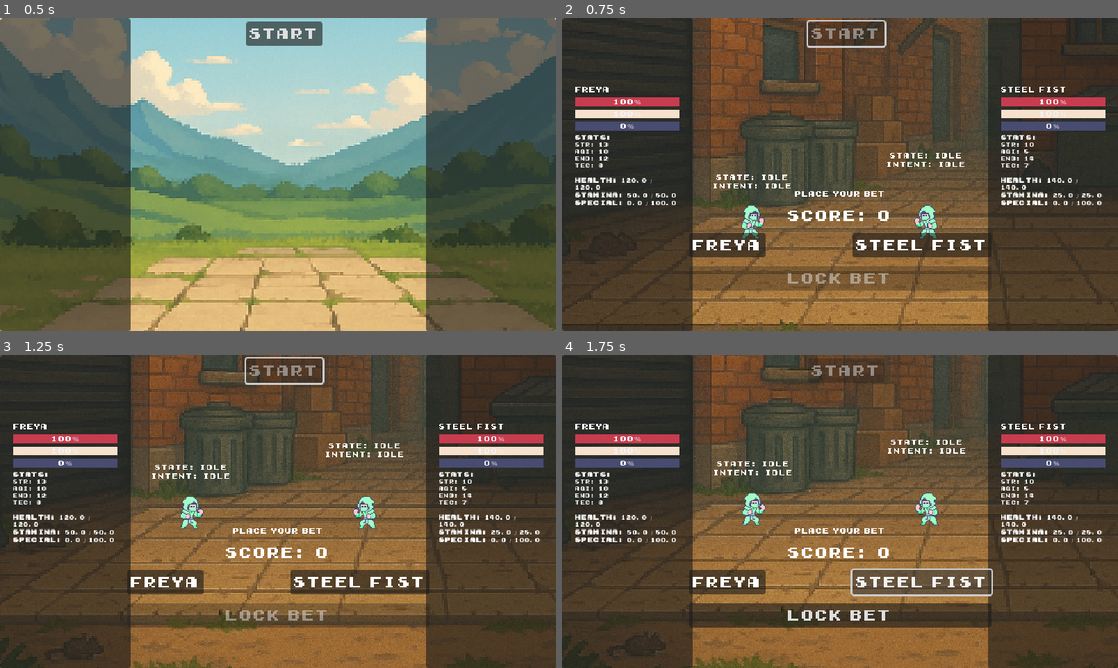
Above: before the commit, frames 1-4 (two rows, left to right).
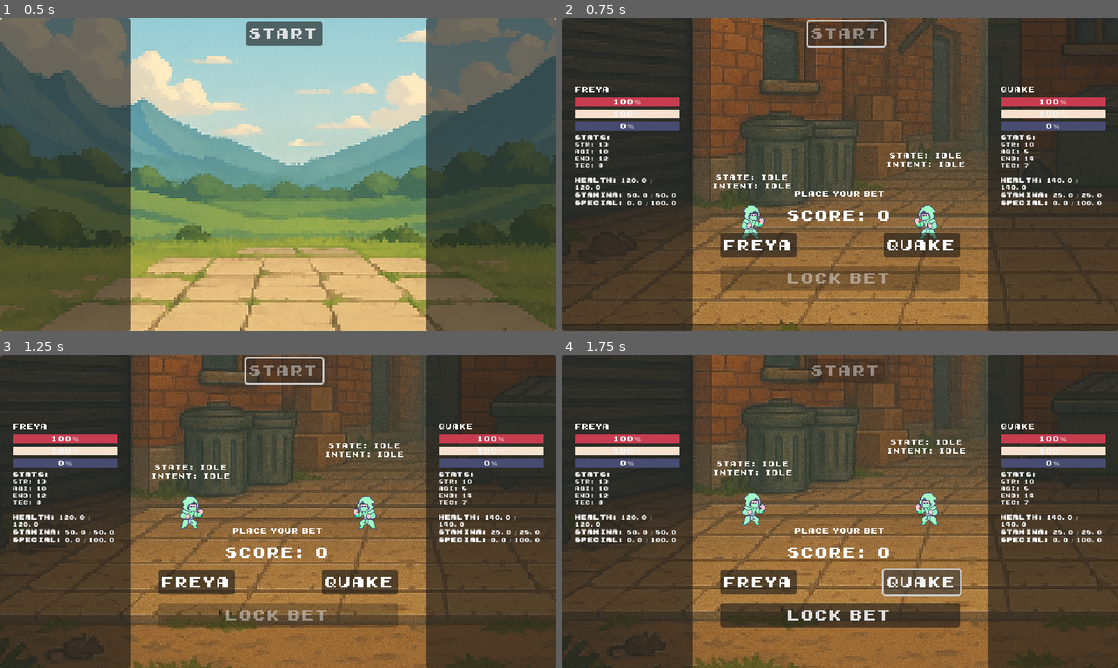
Above: after the commit, the same moments.

Repository: DenisLopata/auto_battler
Game: Godot game, scene res://scenes/arena/ArenaMain.tscn
Two runs of this game, one before a commit and one after it. Both use one fixed random seed, a clock stepped at 60 frames per second and the inputs below.
Inputs:
- Up to frame 1 (0.5 s): no input
- Up to frame 2 (0.75 s): click "Start" at 0.5 s
- Up to frame 3 (1.25 s): no input
- Up to frame 4 (1.75 s): click "Steel Fist" (after the commit: "Quake") at 1.25 s

Frame 1 is identical in both runs. In frame 2, 2.9% of the frame differs, in the area x 22-91%, y 22-88%; in frame 3, 2.9%; in frame 4, 3.2%.

Commit message:
more fighter names

Diff:
--- a/scenes/arena/ArenaMain.tscn
+++ b/scenes/arena/ArenaMain.tscn
@@ -3,12 +3,12 @@
 [ext_resource type="Script" uid="uid://qx70k73qbed6" path="res://scenes/arena/arena_main.gd" id="1_0w8lr"]
 [ext_resource type="PackedScene" uid="uid://cpuxaae705hxw" path="res://scenes/fighters/Fighter.tscn" id="1_bq1rl"]
 [ext_resource type="Script" uid="uid://bhvp7taytdsl3" path="res://scenes/arena/arena_controller.gd" id="2_3ilgy"]
-[ext_resource type="Texture2D" uid="uid://dd1jf11hy2p1c" path="res://assets/backgrounds/basic/Ancient Path to Majestic Peaks.png" id="2_i7jdh"]
 [ext_resource type="Shader" uid="uid://cvg07deefmng2" path="res://assets/shaders/background/background_transition.gdshader" id="2_paj5n"]
 [ext_resource type="PackedScene" uid="uid://coga57yxtjcop" path="res://scenes/ui/fighter/fighter_hud.tscn" id="2_xniir"]
 [ext_resource type="Texture2D" uid="uid://b4et34v71ah1d" path="res://assets/backgrounds/base_set/showdown_in_valley.png" id="3_8hq7r"]
 [ext_resource type="Script" uid="uid://dw2be0inn6tea" path="res://scenes/arena/camera_rig.gd" id="3_i7jdh"]
 [ext_resource type="Theme" uid="uid://cyjb538c0mg2c" path="res://assets/themes/main_theme.tres" id="3_pd5rn"]
+[ext_resource type="Texture2D" uid="uid://csmhowo1ext2q" path="res://assets/backgrounds/base_set/majestic_peaks.png" id="4_8hq7r"]
 [ext_resource type="Texture2D" uid="uid://o3qe3m8wqcd3" path="res://assets/backgrounds/base_set/payramid_desert_sun.png" id="4_paj5n"]
 [ext_resource type="Script" uid="uid://dn36oeliwqgou" path="res://scenes/arena/fight_manager.gd" id="5_qdlww"]
 [ext_resource type="PackedScene" uid="uid://lpk8b5yjpnc6" path="res://scenes/ui/betting_panel/betting_panel.tscn" id="7_p8l0n"]
@@ -33,7 +33,7 @@
 offset_right = 1436.0
 offset_bottom = 744.0
 scale = Vector2(0.625, 0.625)
-texture = ExtResource("2_i7jdh")
+texture = ExtResource("4_8hq7r")
 stretch_mode = 4
 
 [node name="BackgroundOverlay" type="TextureRect" parent="."]
--- a/scenes/arena/fight_manager.gd
+++ b/scenes/arena/fight_manager.gd
@@ -132,7 +132,11 @@
 	"Crusher", "Steel Fist", "Iron Jaw", "Quickstep", "Shadow", "Bruiser", "Rage", "Ghost", "Blitz", "The Wall",
 	"Viper", "Knockout", "Slab", "Scythe", "Fury", "Echo", "Spike", "Venom", "Torque", "Frost",
 	"Brick", "Shiv", "Pyro", "Razor", "Bulldog", "Ox", "Dagger", "Smash", "Phantom", "Talon",
-	"Grit", "Steeltoe", "Howl", "Snap", "Jinx", "Mauler", "Clutch", "Bruin", "Volt", "Fang"
+	"Grit", "Steeltoe", "Howl", "Snap", "Jinx", "Mauler", "Clutch", "Bruin", "Volt", "Fang",
+	"Havoc", "Crusher-X", "Warden", "Ripjaw", "Striker", "Thorn", "Havok", "Blight", "Ruckus", "Drill",
+	"Mire", "Tank", "Pulse", "Onyx", "Thresher", "Grudge", "Snare", "Flare", "Bruise", "Slade",
+	"Rampage", "Quake", "Saber", "Maverick", "Grinder", "Skewer", "Lockjaw", "Hex", "Riptide", "Snarl",
+	"Claw", "Rebar", "Breaker", "Obsidian", "Shatter", "Tusk", "Barrage", "Gouge", "Blitzkrieg", "Feral"
 ]
 
 var mythological_name_pool = [
@@ -142,7 +146,8 @@
 ]
 
 func choose_archetypes() -> Array[String]:
-	var archetypes = ["Strength", "Endurance", "Technique", "Agility"]
+	#var archetypes = ["Strength", "Endurance", "Technique", "Agility"]
+	var archetypes = ["Strength", "Technique", "Agility"]
 
 	if randf() < 0.8:
 		# 80% chance: fully random stats for both
Binary file removed: assets/backgrounds/basic/Ancient Path to Majestic Peaks.png
Not shown, removed: assets/backgrounds/basic/Ancient Path to Majestic Peaks.png.import
Binary file removed: assets/backgrounds/basic/Retro Urban Alley at Dusk.png
Not shown, removed: assets/backgrounds/basic/Retro Urban Alley at Dusk.png.import
Binary file removed: assets/backgrounds/basic/Serene Pixel Landscape with Rolling Hills.png
Not shown, removed: assets/backgrounds/basic/Serene Pixel Landscape with Rolling Hills.png.import
Binary file removed: assets/backgrounds/basic/Traditional Dojo Interior in Pixel Art.png
Not shown, removed: assets/backgrounds/basic/Traditional Dojo Interior in Pixel Art.png.import
Binary file removed: assets/backgrounds/basic/Urban Pixel Arena in Daylight.png
Not shown, removed: assets/backgrounds/basic/Urban Pixel Arena in Daylight.png.import
Not shown, removed: assets/backgrounds/basic/Traditional Dojo Interior in Pixel Art.png1019941568871.tmp
Not shown, removed: assets/backgrounds/basic/Traditional Dojo Interior in Pixel Art.png1019956570514.tmp
